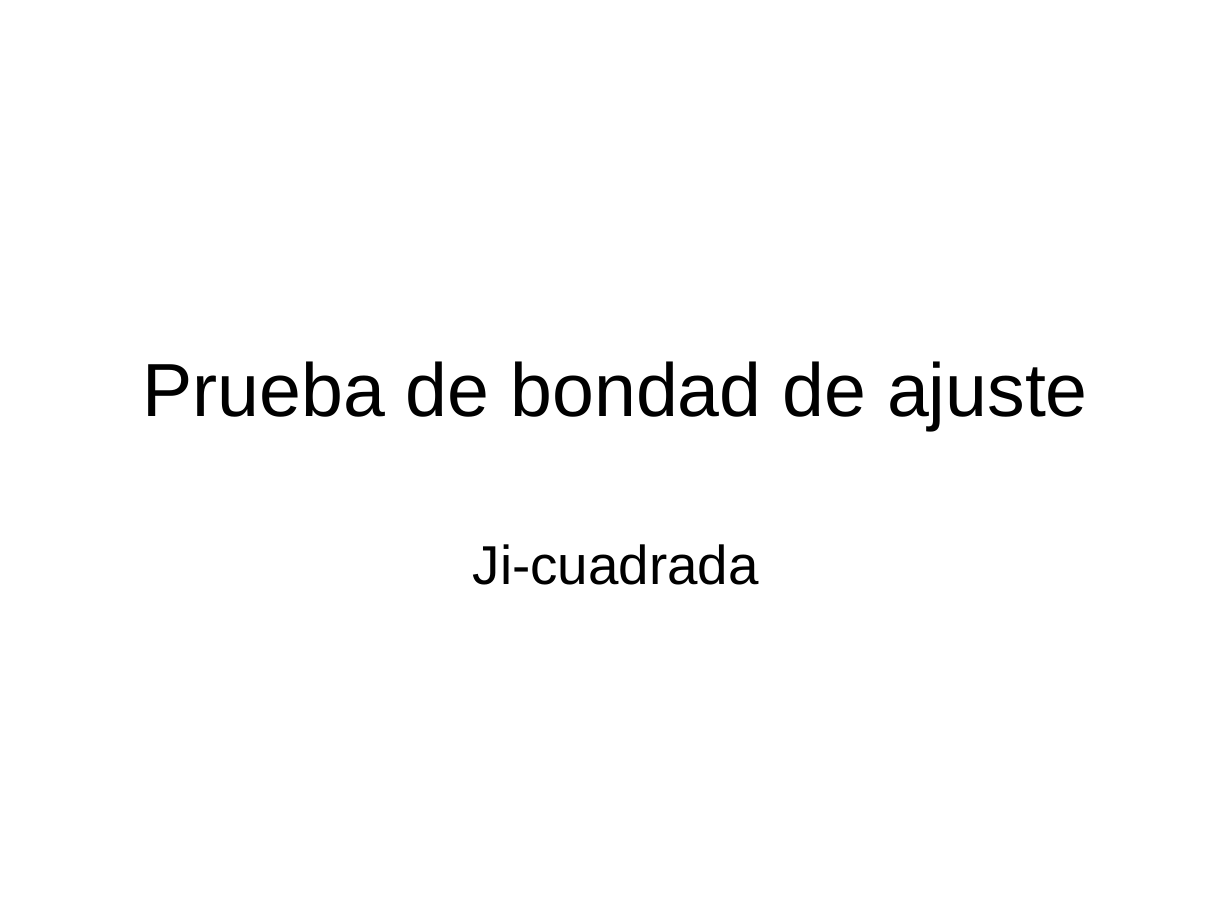
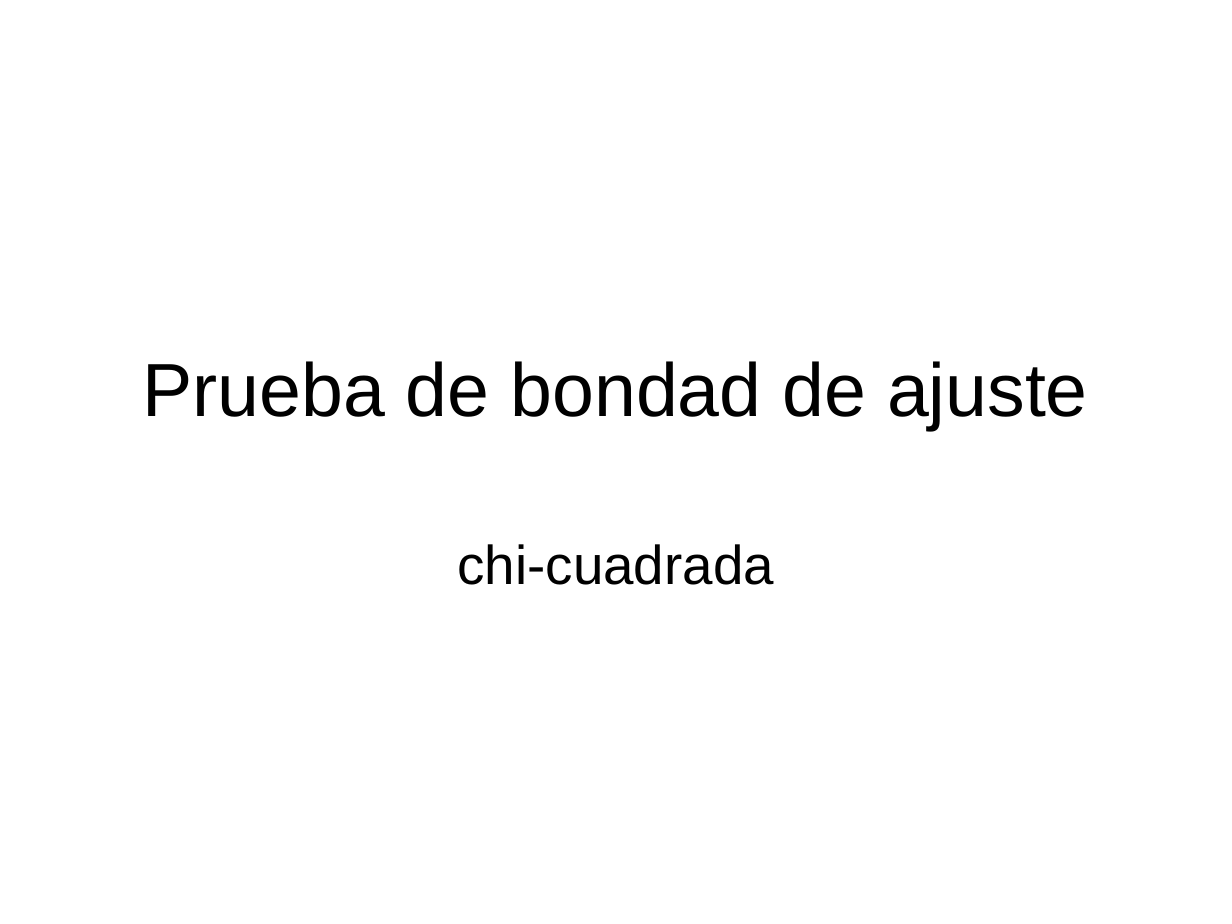
Before and after one commit to joseraulgallardo97/SimulacionProcesosFinancieros2018-I, a slide deck: slide 1 of TEMA-2/Clase15_Bondad_Ajuste.ppt. Drawn at 1232x924 pixels with LibreOffice and Linux fonts; fonts in the diff are those of the drawing. Boxes give left, top, right and bottom in pixels: in the first picture for what was removed or moved away, otherwise in the second. Text is boxed around its words. In the diff, an @@ line names an element or a change of style, - is before the commit and + after.

```diff
--- a/TEMA-2/Clase15_Bondad_Ajuste.ppt
+++ b/TEMA-2/Clase15_Bondad_Ajuste.ppt
@@ subtitle at <box>457,544,774,585</box>: text changed @@
-Ji-cuadrada
+chi-cuadrada
```
Also in this commit, not shown: 11 other slides changed, 1 slide added, 1 other file.
